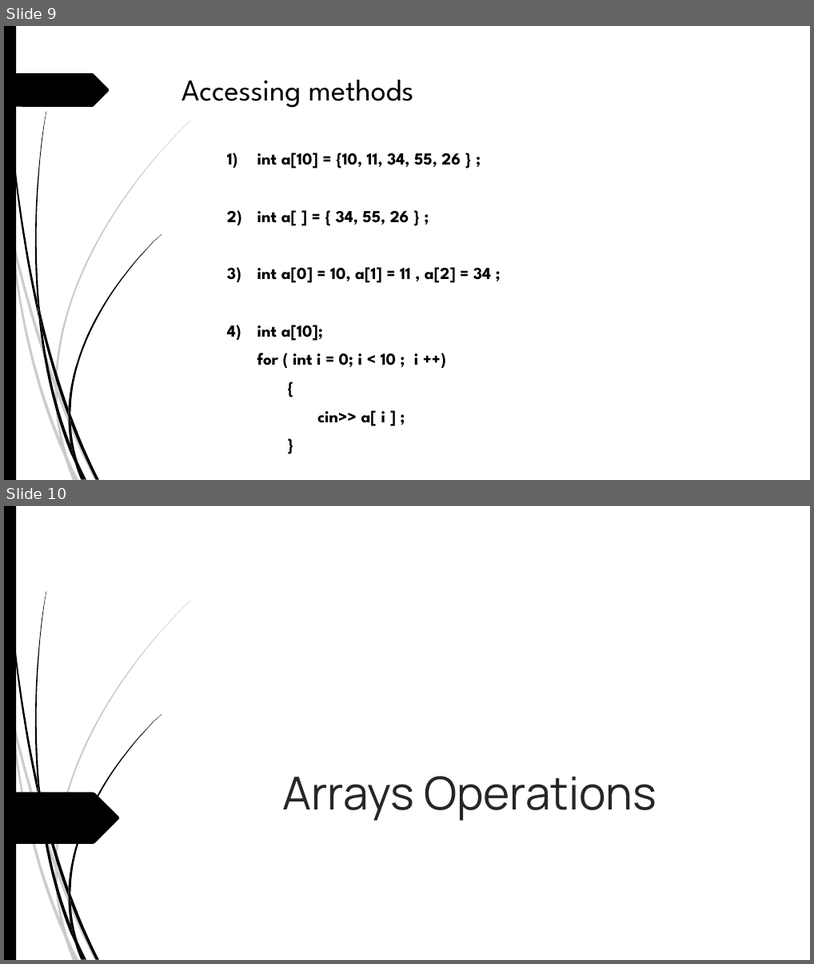
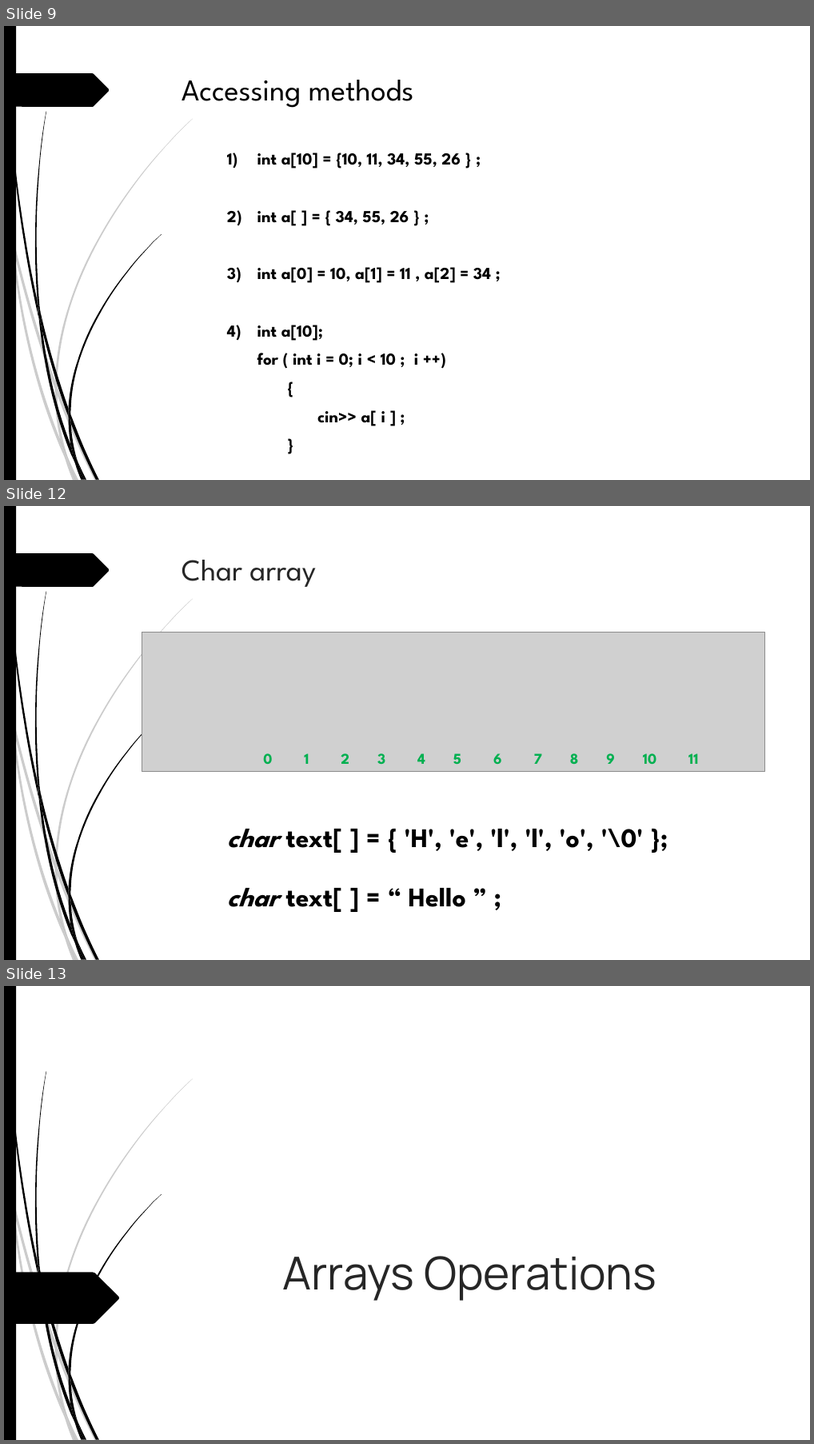
Before and after one commit to ridhun55/PlusOne_PlusTwo_ComputerScience_Slides, a slide deck: Plus One/8 Arrays.pptx. Shown one above the other, each under a label of ours: slides 9 and 10 before the commit, slides 9, 12 and 13 after it; the slides between them are not shown. The pictures are 814x964 and 814x1444 pixels, drawn with LibreOffice and Linux fonts; fonts in the diff are those of the drawing; grey boxes stand for pictures. Boxes give left, top, right and bottom in pixels: in the first picture for what was removed or moved away, otherwise in the second. Text is boxed around its words. In the diff, an @@ line names an element or a change of style, - is before the commit and + after.

```diff
--- a/Plus One/8 Arrays.pptx
+++ b/Plus One/8 Arrays.pptx
@@ slide 12 added at (4,506,810,960), background #FFFFFF; not listed: 24 template elements that a slide beside it also shows @@
@@ title added at (182,560,316,587), 36 pt, text #262626 @@
+Char array
@@ picture added at (142,632,766,771) @@
@@ text added at (263,753,698,764), 18 pt, text #00B050, bold @@
+0 1 2 3 4 5 6 7 8 9 10 11
@@ text added at (227,828,644,852), 32 pt, text #000000, bold @@
+char text[ ] = { 'H', 'e', 'l', 'l', 'o', '\0' };
@@ text added at (227,888,466,912), 32 pt, text #000000, bold @@
+char text[ ] = “ Hello ” ;
@@ what was slide 10 is now slide 13 @@
```
Also in this commit, not shown: 2 other slides added, 2 other files.
